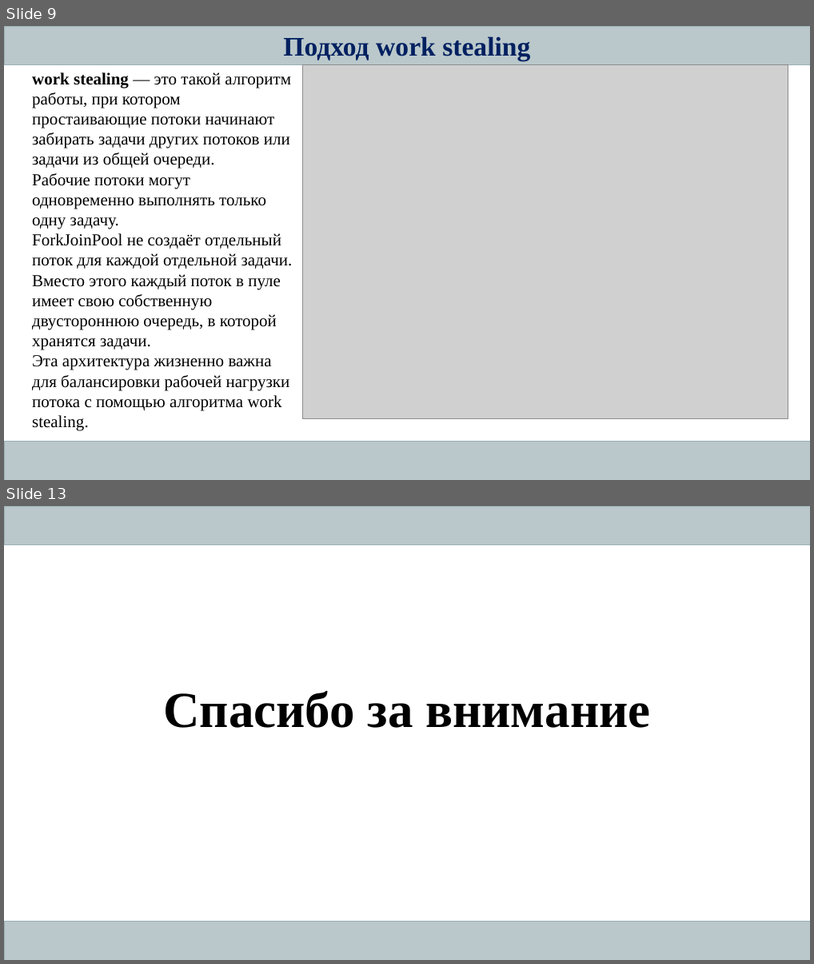
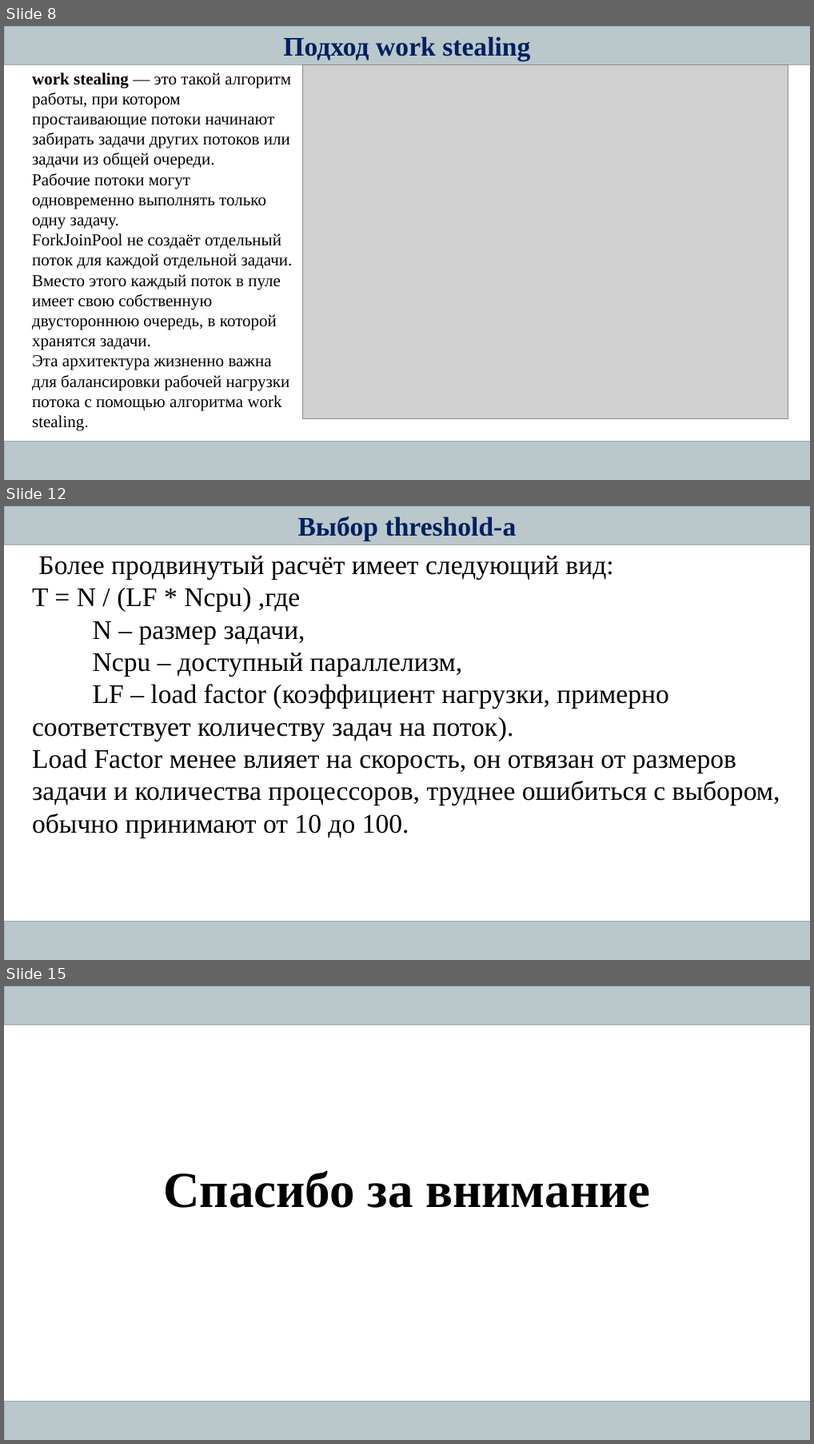
Before and after one commit to AleksandrShatov/IT-Academy_HomeWork, a slide deck: resources/Presentation_Fork-Join.pptx. Shown one above the other, each under a label of ours: slides 9 and 13 before the commit, slides 8, 12 and 15 after it; the slides between them are not shown. The pictures are 814x964 and 814x1444 pixels, drawn with LibreOffice and Linux fonts; fonts in the diff are those of the drawing; grey boxes stand for pictures. Boxes give left, top, right and bottom in pixels: in the first picture for what was removed or moved away, otherwise in the second. Text is boxed around its words. In the diff, an @@ line names an element or a change of style, - is before the commit and + after.

```diff
--- a/resources/Presentation_Fork-Join.pptx
+++ b/resources/Presentation_Fork-Join.pptx
@@ slide 12 added at (4,506,810,960), background #FFFFFF @@
@@ rectangle added at (4,506,810,544), fill gradient #BBC8CC to #B8C6CB, outline #9BAFB5 0.5 pt, 32 pt, text #002060, bold @@
+Выбор threshold-а
@@ text added at (32,556,781,837), 32 pt, text #000000 @@
+Более продвинутый расчёт имеет следующий вид: T = N / (LF * Ncpu) ,где
+N – размер задачи,
+Ncpu – доступный параллелизм,
+LF – load factor (коэффициент нагрузки, примерно соответствует количеству задач на поток).
+Load Factor менее влияет на скорость, он отвязан от размеров задачи и количества процессоров, труднее ошибиться с выбором, обычно принимают от 10 до 100.
@@ rectangle added at (4,921,810,960), fill gradient #BBC8CC to #B8C6CB, outline #9BAFB5 0.5 pt @@
@@ what was slide 9 is now slide 8 @@
@@ what was slide 13 is now slide 15 @@
```
Also in this commit, not shown: 8 slides changed, 2 other slides added, 1 slide removed, 4 other files.
